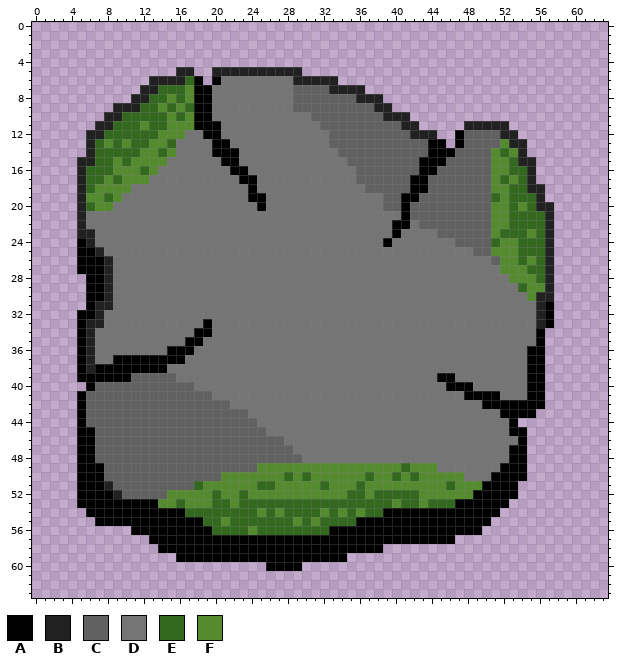
Edited in one commit: pixel-art sprite (assets/cracked.png). The picture above was drawn from the file before the commit.
The file is 64x64 pixels.
Palette (. is transparent): A #000000  B #212121  C #616161  D #757575  E #33691e  F #558b2f
After:
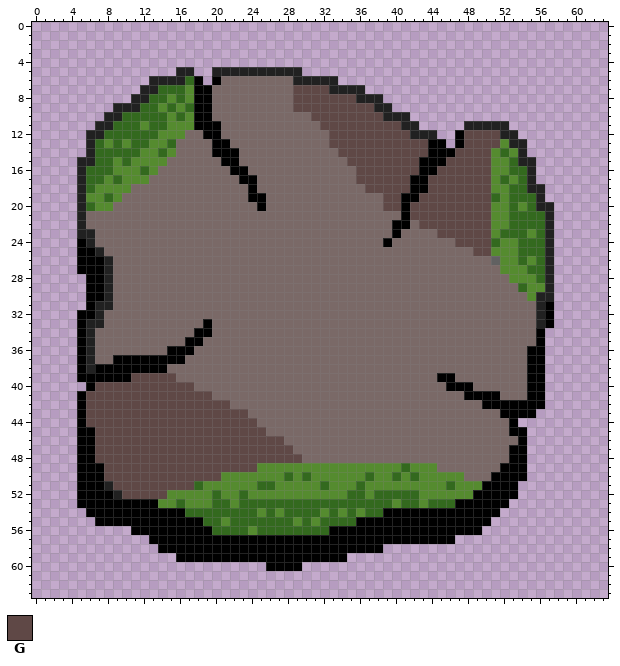
Colours new in this view: G #5f4846
Difference:
{"colour":"D","old":"#757575","new":"#7a6967"}
{"y":7,"x":29,"old":"CCCC","new":"GGGG"}
{"y":8,"x":29,"old":"CCCCCCC","new":"GGGGGGG"}
{"y":9,"x":29,"old":"CCCCCCCCC","new":"GGGGGGGGG"}
{"y":10,"x":31,"old":"CCCCCCCC","new":"GGGGGGGG"}
{"y":11,"x":32,"old":"CCCCCCCCC","new":"GGGGGGGGG"}
{"y":12,"x":33,"old":"CCCCCCCCC","new":"GGGGGGGGG"}
{"y":12,"x":48,"old":"CCCC","new":"GGGG"}
{"y":13,"x":33,"old":"CCCCCCCCCCC","new":"GGGGGGGGGGG"}
{"y":13,"x":48,"old":"CCCC","new":"GGGG"}
{"y":14,"x":34,"old":"CCCCCCCCCC","new":"GGGGGGGGGG"}
{"y":14,"x":47,"old":"CCCC","new":"GGGG"}
{"y":15,"x":35,"old":"CCCCCCCC","new":"GGGGGGGG"}
{"y":15,"x":46,"old":"CCCCC","new":"GGGGG"}
{"y":16,"x":36,"old":"CCCCCCC","new":"GGGGGGG"}
{"y":16,"x":45,"old":"CCCCCC","new":"GGGGGG"}
{"y":17,"x":36,"old":"CCCCCC","new":"GGGGGG"}
{"y":17,"x":44,"old":"CCCCCCC","new":"GGGGGGG"}
{"y":18,"x":37,"old":"CCCCC","new":"GGGGG"}
{"y":18,"x":44,"old":"CCCCCCC","new":"GGGGGGG"}
{"y":19,"x":39,"old":"CC","new":"GG"}
{"y":19,"x":43,"old":"CCCCCCCC","new":"GGGGGGGG"}
{"y":20,"x":39,"old":"CC","new":"GG"}
{"y":20,"x":42,"old":"CCCCCCCCC","new":"GGGGGGGGG"}
{"y":21,"x":42,"old":"CCCCCCCCC","new":"GGGGGGGGG"}
{"y":22,"x":43,"old":"CCCCCCCC","new":"GGGGGGGG"}
{"y":23,"x":45,"old":"CCCCCC","new":"GGGGGG"}
{"y":24,"x":47,"old":"CCCC","new":"GGGG"}
{"y":25,"x":49,"old":"CC","new":"GG"}
{"y":39,"x":11,"old":"CCCCC","new":"GGGGG"}
{"y":40,"x":7,"old":"CCCCCCCCCCC","new":"GGGGGGGGGGG"}
{"y":41,"x":6,"old":"CCCCCCCCCCCCCC","new":"GGGGGGGGGGGGGG"}
{"y":42,"x":6,"old":"CCCCCCCCCCCCCCCC","new":"GGGGGGGGGGGGGGGG"}
{"y":43,"x":6,"old":"CCCCCCCCCCCCCCCCCC","new":"GGGGGGGGGGGGGGGGGG"}
{"y":44,"x":6,"old":"CCCCCCCCCCCCCCCCCCC","new":"GGGGGGGGGGGGGGGGGGG"}
{"y":45,"x":7,"old":"CCCCCCCCCCCCCCCCCCC","new":"GGGGGGGGGGGGGGGGGGG"}
{"y":46,"x":7,"old":"CCCCCCCCCCCCCCCCCCCCC","new":"GGGGGGGGGGGGGGGGGGGGG"}
{"y":47,"x":7,"old":"CCCCCCCCCCCCCCCCCCCCCC","new":"GGGGGGGGGGGGGGGGGGGGGG"}
{"y":48,"x":7,"old":"CCCCCCCCCCCCCCCCCCCCCCC","new":"GGGGGGGGGGGGGGGGGGGGGGG"}
{"y":49,"x":8,"old":"CCCCCCCCCCCCCCCCC","new":"GGGGGGGGGGGGGGGGG"}
{"y":50,"x":8,"old":"CCCCCCCCCCCCC","new":"GGGGGGGGGGGGG"}
{"y":51,"x":9,"old":"CCCCCCCCC","new":"GGGGGGGGG"}
{"y":52,"x":10,"old":"CCCCC","new":"GGGGG"}
{"label":"changed","picture_box":[86,76,536,499]}
